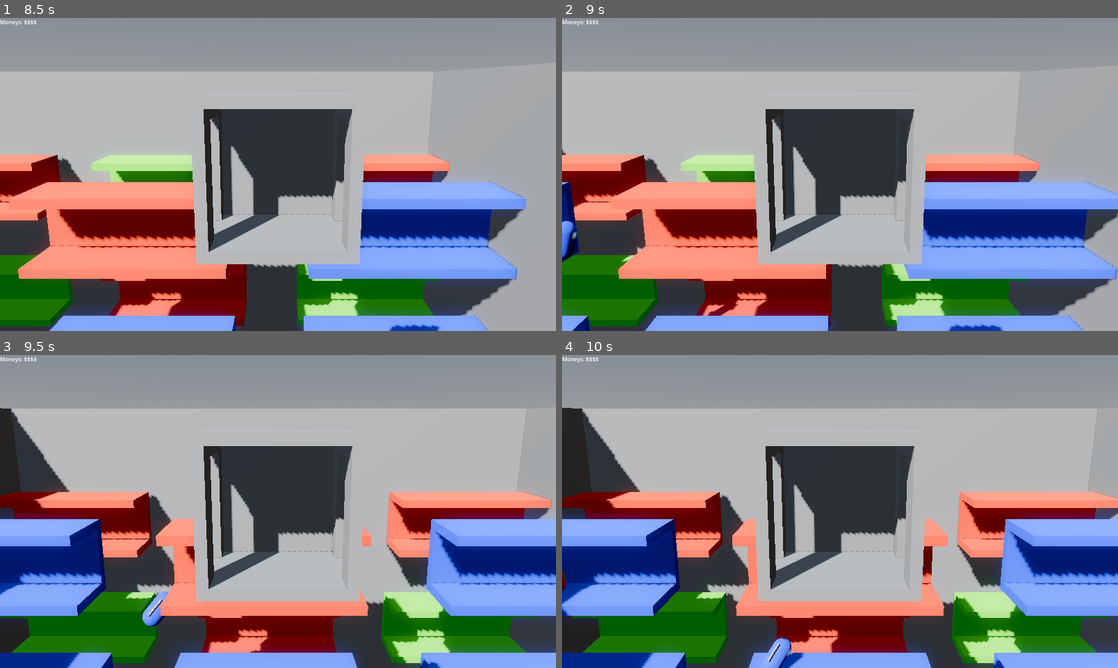
Above: before the commit, frames 1-4 (two rows, left to right).
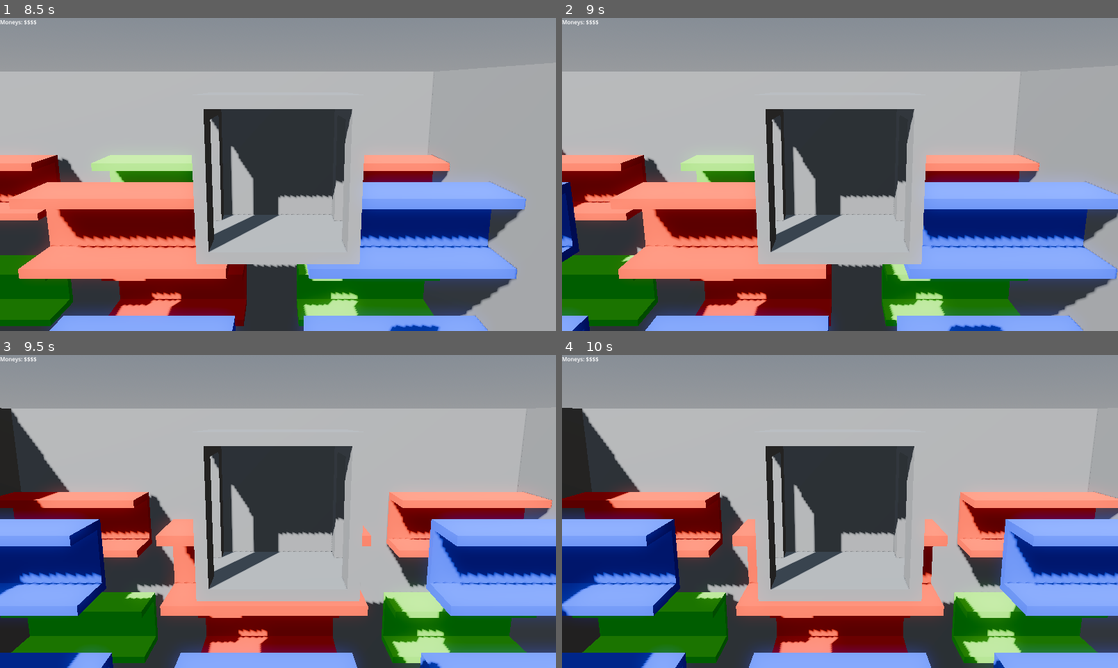
Above: after the commit, the same moments.

Repository: GriffinBaxter/Prof-Oddheart-or-How-I-Learned-to-Stop-Worrying-and-Love-the-Elevator
Game: Godot game, scene res://main.tscn
Same seed, same stepped clock (60 frames per second), same inputs: the game is played once before the commit and once after it. The engine's default icon, where the game draws it, is replaced by a stand-in: a white triangle on a blue panel in a dark square.
Inputs:
- Up to frame 1 (8.5 s): tap Enter at 0.5, 2.75, 4.25 s; hold W (up) 0.53-5.78 s; tap Space at 2, 3.5, 5 s; hold D (right) 5.78-6.53 s; hold W (up) from 6.53 s (still down)
- Up to frame 2 (9 s): release W (up) at 8.78 s; hold A (left) from 8.78 s (still down)
- Up to frame 3 (9.5 s): keep holding A (left)
- Up to frame 4 (10 s): release A (left) at 9.53 s; hold W (up) from 9.53 s (still down)

Frame 1 is identical in both runs. In frame 2, 0.4% of the frame differs, in the area x 0-32%, y 64-96%; in frame 3, 0.3%; in frame 4, 0.4%, in the area x 0-44%, y 68-100%.

Commit message:
FEAT: reworked spawners added score

Diff:
--- a/Scenes/Entities/person_base.gd
+++ b/Scenes/Entities/person_base.gd
@@ -6,7 +6,7 @@
 @export var fall_speed: float = 1
 
 var in_elevator: bool = false
-var direction: int = 1
+var direction = [-1, 1]
 var colour: Color
 
 @onready var left_ray: RayCast3D = $CollisionRayLeft
@@ -15,7 +15,7 @@
 
 
 func _ready() -> void:
-	direction = randi_range(-1, 1)
+	direction = direction.pick_random()
 	var material = StandardMaterial3D.new()
 	material.albedo_color = COLOURS[randi_range(0, 2)]
 	body.material = material
@@ -35,3 +35,6 @@
 func _physics_process(delta: float) -> void:
 	if !in_elevator:
 		position.x += direction * speed * delta
+
+func die() -> void:
+	queue_free()
--- a/Scenes/Entities/person_base.tscn
+++ b/Scenes/Entities/person_base.tscn
@@ -43,7 +43,7 @@
 texture = ExtResource("1_uhpw1")
 
 [node name="CollisionRayLeft" type="RayCast3D" parent="."]
-transform = Transform3D(-4.37114e-08, -0.453358, 0, 1, -1.98169e-08, 0, 0, 0, 1, 0.281881, -2.91771e-08, 0)
+transform = Transform3D(-4.37114e-08, 2.47327e-08, 1, 1, 1.19761e-14, 4.37114e-08, 0, 0.453358, -2.78181e-08, 0.281881, 0.0581154, -0.114085)
 
 [node name="CollisionRayRight" type="RayCast3D" parent="."]
-transform = Transform3D(-4.37114e-08, 0.262749, 8.74228e-08, 1, 1.14851e-08, 3.82137e-15, 0, 2.29702e-08, -1, -0.4465, -6.10157e-08, -6.36771e-08)
+transform = Transform3D(-4.37114e-08, 1.14851e-08, -1, 1, -2.47531e-14, -4.37114e-08, 0, -0.262749, -4.37114e-08, -0.0967931, -4.57295e-08, 0.407786)
--- a/Scenes/character_spawner.gd
+++ b/Scenes/character_spawner.gd
@@ -12,6 +12,10 @@
 
 
 func _on_spawn_timer_timeout() -> void:
+	#spawn()
+	pass
+
+func spawn() -> void:
 	var character = character_scene.instantiate()
 	character.rotation_degrees.y = 90
 	timer.wait_time = randf_range(min_spawn_time, max_spawn_time)
--- a/Scenes/character_spawner.tscn
+++ b/Scenes/character_spawner.tscn
@@ -11,7 +11,7 @@
 wait_time = 0.5
 autostart = true
 
-[node name="CSGMesh3D" type="CSGMesh3D" parent="."]
+[node name="CSGMesh3D" type="CSGMesh3D" parent="." groups=["spawners"]]
 mesh = SubResource("CapsuleMesh_6ow72")
 
 [connection signal="timeout" from="SpawnTimer" to="." method="_on_spawn_timer_timeout"]
--- /dev/null
+++ b/test_world.gd
@@ -0,0 +1,35 @@
+extends Node3D
+
+@onready var score_text: RichTextLabel = $UI/ScoreText
+@onready var timer: Timer = $SpawnTimer
+
+@export var min_spawn_time: float
+@export var max_spawn_time: float
+
+var spawners: Array = [0]
+var score: int = 0
+var starting_money: int = 100
+
+func _ready() -> void:
+	score = starting_money
+	score_text.text = "Moneys: $" + str(score)
+	spawners = get_node("Spawners").get_children()
+
+func spawn_character_randomly() -> void:
+	if spawners.is_empty():
+		return
+
+	var random_spawner = spawners.pick_random()
+	random_spawner.spawn()
+	timer.wait_time = randf_range(min_spawn_time, max_spawn_time)
+
+
+func _on_kill_zone_body_entered(body: Node3D) -> void:
+	if body.is_in_group("people"):
+		score -= 10
+		score_text.text = "Moneys: $" + str(score)
+		body.die()
+
+
+func _on_spawn_timer_timeout() -> void:
+	spawn_character_randomly()
--- /dev/null
+++ b/test_world.tscn
@@ -0,0 +1,180 @@
+[gd_scene load_steps=10 format=3 uid="uid://w481sfeceye5"]
+
+[ext_resource type="PackedScene" uid="uid://qjq33xvfin8d" path="res://Scenes/Entities/elevator.tscn" id="1_dxppu"]
+[ext_resource type="Script" uid="uid://p1cxo5j1663b" path="res://test_world.gd" id="1_lf0gk"]
+[ext_resource type="PackedScene" uid="uid://ctfp4fsubafgk" path="res://Scenes/building.tscn" id="2_gy3sr"]
+[ext_resource type="PackedScene" uid="uid://bdjjmxl86dfc3" path="res://Scenes/Entities/person_base.tscn" id="3_1lwx6"]
+[ext_resource type="PackedScene" uid="uid://fjfsjrc7vrhe" path="res://Scenes/character_spawner.tscn" id="4_dsnr4"]
+
+[sub_resource type="ProceduralSkyMaterial" id="ProceduralSkyMaterial_dxppu"]
+sky_horizon_color = Color(0.662243, 0.671743, 0.686743, 1)
+ground_horizon_color = Color(0.662243, 0.671743, 0.686743, 1)
+
+[sub_resource type="Sky" id="Sky_gy3sr"]
+sky_material = SubResource("ProceduralSkyMaterial_dxppu")
+
+[sub_resource type="Environment" id="Environment_1lwx6"]
+background_mode = 2
+sky = SubResource("Sky_gy3sr")
+tonemap_mode = 4
+glow_enabled = true
+
+[sub_resource type="BoxShape3D" id="BoxShape3D_dsnr4"]
+size = Vector3(41.0915, 0.260193, 32.2747)
+
+[node name="TestWorld" type="Node3D"]
+script = ExtResource("1_lf0gk")
+min_spawn_time = 0.5
+max_spawn_time = 0.5
+
+[node name="WorldEnvironment" type="WorldEnvironment" parent="."]
+environment = SubResource("Environment_1lwx6")
+
+[node name="DirectionalLight3D" type="DirectionalLight3D" parent="."]
+transform = Transform3D(-0.866025, -0.321394, -0.383022, 0, -0.766045, 0.642787, -0.5, 0.55667, 0.663414, 0, 0, 0)
+shadow_enabled = true
+
+[node name="Elevator" parent="." instance=ExtResource("1_dxppu")]
+transform = Transform3D(1, 0, 0, 0, 1, 0, 0, 0, 1, 7.38144, 16.156, 15.6126)
+
+[node name="Building" parent="." instance=ExtResource("2_gy3sr")]
+
+[node name="Spawners" type="Node3D" parent="."]
+
+[node name="CharacterSpawner" parent="Spawners" instance=ExtResource("4_dsnr4")]
+transform = Transform3D(1, 0, 0, 0, 1, 0, 0, 0, 1, 0, 10.8464, -3.1981)
+character_scene = ExtResource("3_1lwx6")
+min_spawn_time = 3.0
+max_spawn_time = 5.0
+
+[node name="CharacterSpawner2" parent="Spawners" instance=ExtResource("4_dsnr4")]
+transform = Transform3D(1, 0, 0, 0, 1, 0, 0, 0, 1, 16.8662, 18.5743, -12.252)
+character_scene = ExtResource("3_1lwx6")
+min_spawn_time = 3.0
+max_spawn_time = 5.0
+
+[node name="CharacterSpawner11" parent="Spawners" instance=ExtResource("4_dsnr4")]
+transform = Transform3D(1, 0, 0, 0, 1, 0, 0, 0, 1, -0.429098, 18.5743, -12.252)
+character_scene = ExtResource("3_1lwx6")
+min_spawn_time = 3.0
+max_spawn_time = 5.0
+
+[node name="CharacterSpawner12" parent="Spawners" instance=ExtResource("4_dsnr4")]
+transform = Transform3D(1, 0, 0, 0, 1, 0, 0, 0, 1, -14.4291, 18.5743, -12.252)
+character_scene = ExtResource("3_1lwx6")
+min_spawn_time = 3.0
+max_spawn_time = 5.0
+
+[node name="CharacterSpawner13" parent="Spawners" instance=ExtResource("4_dsnr4")]
+transform = Transform3D(1, 0, 0, 0, 1, 0, 0, 0, 1, -14.4291, 10.5743, -12.252)
+character_scene = ExtResource("3_1lwx6")
+min_spawn_time = 3.0
+max_spawn_time = 5.0
+
+[node name="CharacterSpawner14" parent="Spawners" instance=ExtResource("4_dsnr4")]
+transform = Transform3D(1, 0, 0, 0, 1, 0, 0, 0, 1, -14.4291, 1.57433, -12.252)
+character_scene = ExtResource("3_1lwx6")
+min_spawn_time = 3.0
+max_spawn_time = 5.0
+
+[node name="CharacterSpawner15" parent="Spawners" instance=ExtResource("4_dsnr4")]
+transform = Transform3D(1, 0, 0, 0, 1, 0, 0, 0, 1, -0.429098, 1.57433, -12.252)
+character_scene = ExtResource("3_1lwx6")
+min_spawn_time = 3.0
+max_spawn_time = 5.0
+
+[node name="CharacterSpawner16" parent="Spawners" instance=ExtResource("4_dsnr4")]
+transform = Transform3D(1, 0, 0, 0, 1, 0, 0, 0, 1, 14.321, 1.57433, -12.252)
+character_scene = ExtResource("3_1lwx6")
+min_spawn_time = 3.0
+max_spawn_time = 5.0
+
+[node name="CharacterSpawner17" parent="Spawners" instance=ExtResource("4_dsnr4")]
+transform = Transform3D(1, 0, 0, 0, 1, 0, 0, 0, 1, 14.321, 1.57433, -12.252)
+character_scene = ExtResource("3_1lwx6")
+min_spawn_time = 3.0
+max_spawn_time = 5.0
+
+[node name="CharacterSpawner18" parent="Spawners" instance=ExtResource("4_dsnr4")]
+transform = Transform3D(1, 0, 0, 0, 1, 0, 0, 0, 1, 14.321, 10.918, -12.252)
+character_scene = ExtResource("3_1lwx6")
+min_spawn_time = 3.0
+max_spawn_time = 5.0
+
+[node name="CharacterSpawner19" parent="Spawners" instance=ExtResource("4_dsnr4")]
+transform = Transform3D(1, 0, 0, 0, 1, 0, 0, 0, 1, 0.321001, 10.918, -12.252)
+character_scene = ExtResource("3_1lwx6")
+min_spawn_time = 3.0
+max_spawn_time = 5.0
+
+[node name="CharacterSpawner3" parent="Spawners" instance=ExtResource("4_dsnr4")]
+transform = Transform3D(1, 0, 0, 0, 1, 0, 0, 0, 1, -16, 18.4788, -2.3748)
+character_scene = ExtResource("3_1lwx6")
+min_spawn_time = 3.0
+max_spawn_time = 5.0
+
+[node name="CharacterSpawner4" parent="Spawners" instance=ExtResource("4_dsnr4")]
+transform = Transform3D(1, 0, 0, 0, 1, 0, 0, 0, 1, 0, 18.4788, -2.3748)
+character_scene = ExtResource("3_1lwx6")
+min_spawn_time = 3.0
+max_spawn_time = 5.0
+
+[node name="CharacterSpawner5" parent="Spawners" instance=ExtResource("4_dsnr4")]
+transform = Transform3D(1, 0, 0, 0, 1, 0, 0, 0, 1, 14.1293, 18.4788, -2.3748)
+character_scene = ExtResource("3_1lwx6")
+min_spawn_time = 3.0
+max_spawn_time = 5.0
+
+[node name="CharacterSpawner6" parent="Spawners" instance=ExtResource("4_dsnr4")]
+transform = Transform3D(1, 0, 0, 0, 1, 0, 0, 0, 1, 14.1293, 10.8718, -2.3748)
+character_scene = ExtResource("3_1lwx6")
+min_spawn_time = 3.0
+max_spawn_time = 5.0
+
+[node name="CharacterSpawner7" parent="Spawners" instance=ExtResource("4_dsnr4")]
+transform = Transform3D(1, 0, 0, 0, 1, 0, 0, 0, 1, 14.1293, 1.87184, -2.3748)
+character_scene = ExtResource("3_1lwx6")
+min_spawn_time = 3.0
+max_spawn_time = 5.0
+
+[node name="CharacterSpawner8" parent="Spawners" instance=ExtResource("4_dsnr4")]
+transform = Transform3D(1, 0, 0, 0, 1, 0, 0, 0, 1, 0.129308, 1.87184, -2.3748)
+character_scene = ExtResource("3_1lwx6")
+min_spawn_time = 3.0
+max_spawn_time = 5.0
+
+[node name="CharacterSpawner9" parent="Spawners" instance=ExtResource("4_dsnr4")]
+transform = Transform3D(1, 0, 0, 0, 1, 0, 0, 0, 1, -14.8707, 10.4788, -3.3748)
+character_scene = ExtResource("3_1lwx6")
+min_spawn_time = 3.0
+max_spawn_time = 5.0
+
+[node name="CharacterSpawner10" parent="Spawners" instance=ExtResource("4_dsnr4")]
+transform = Transform3D(1, 0, 0, 0, 1, 0, 0, 0, 1, -14.8707, 1.4788, -3.3748)
+character_scene = ExtResource("3_1lwx6")
+min_spawn_time = 3.0
+max_spawn_time = 5.0
+
+[node name="UI" type="Control" parent="."]
+layout_mode = 3
+anchors_preset = 0
+offset_right = 40.0
+offset_bottom = 40.0
+
+[node name="ScoreText" type="RichTextLabel" parent="UI"]
+layout_mode = 0
+offset_right = 142.0
+offset_bottom = 47.0
+text = "Moneys: $$$$"
+
+[node name="KillZone" type="Area3D" parent="."]
+
+[node name="CollisionShape3D" type="CollisionShape3D" parent="KillZone"]
+transform = Transform3D(1, 0, 0, 0, 1, 0, 0, 0, 1, -0.765846, 0.14329, -0.3302)
+shape = SubResource("BoxShape3D_dsnr4")
+
+[node name="SpawnTimer" type="Timer" parent="."]
+autostart = true
+
+[connection signal="body_entered" from="KillZone" to="." method="_on_kill_zone_body_entered"]
+[connection signal="timeout" from="SpawnTimer" to="." method="_on_spawn_timer_timeout"]
Not shown, added: test_world.gd.uid
